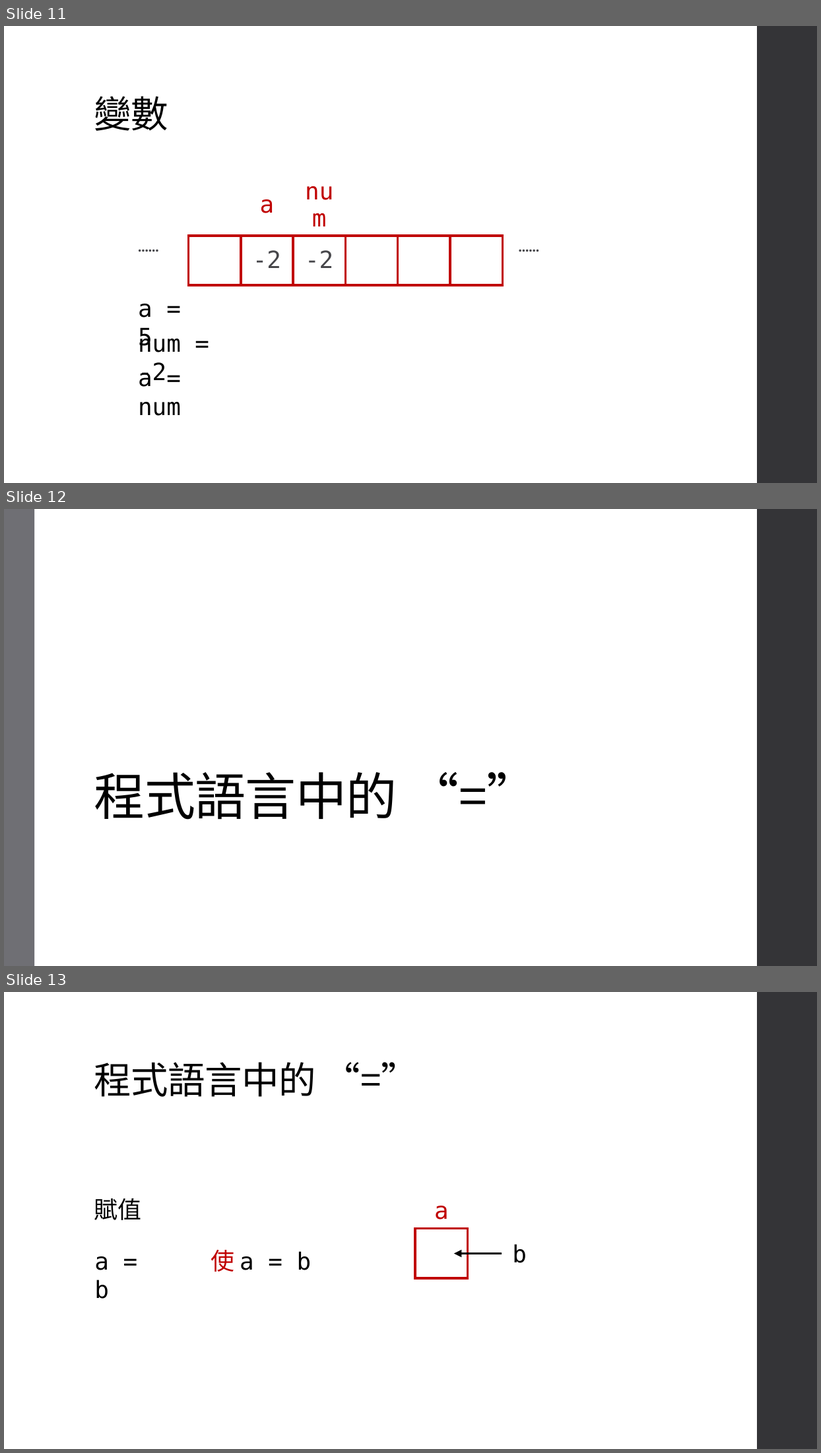
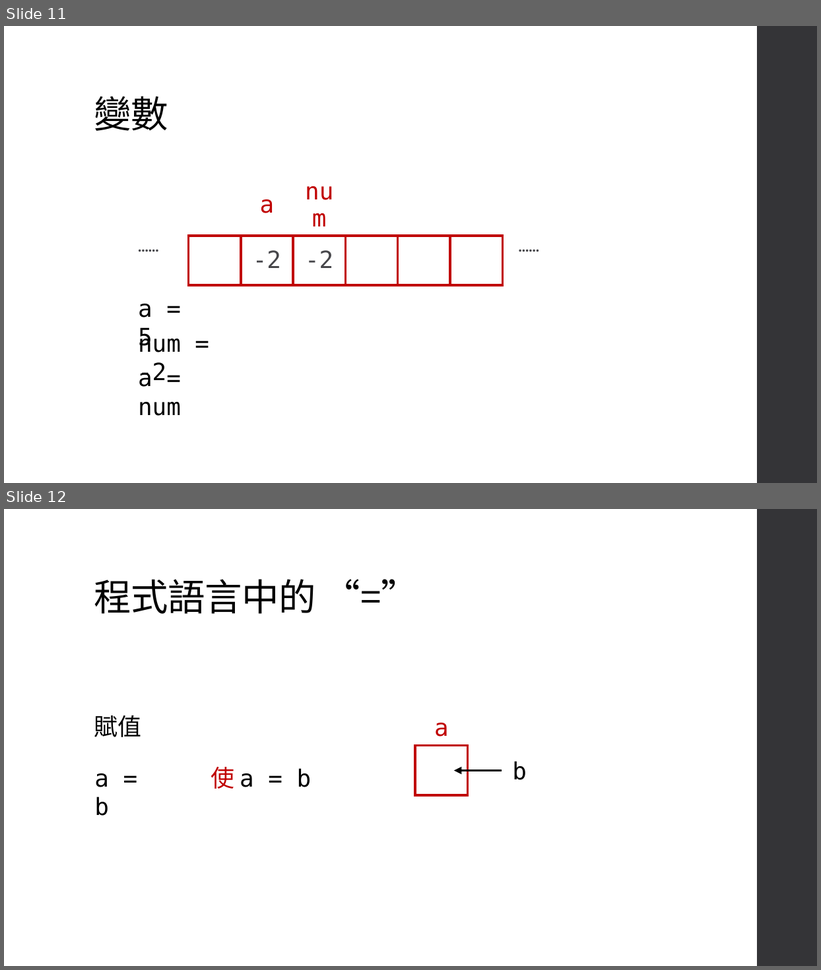
Before and after one commit to an920107/ServiceLearning, a slide deck: Class 2.pptx. Shown one above the other, each under a label of ours: slides 11, 12 and 13 before the commit, slides 11 and 12 after it. The pictures are 821x1453 and 821x970 pixels, drawn with LibreOffice and Linux fonts; fonts in the diff are those of the drawing. Boxes give left, top, right and bottom in pixels: in the first picture for what was removed or moved away, otherwise in the second. Text is boxed around its words. In the diff, an @@ line names an element or a change of style, - is before the commit and + after.

```diff
--- a/Class 2.pptx
+++ b/Class 2.pptx
@@ slide 12 removed at [4, 509, 817, 966], background #FFFFFF; not listed: 1 template element that a slide beside it also shows @@
@@ rectangle removed at [4, 509, 34, 966] @@
@@ title removed at [94, 772, 397, 820] @@
-程式語言中的 “=”
@@ what was slide 13 is now slide 12 @@
```
Also in this commit, not shown: 1 slide changed.
